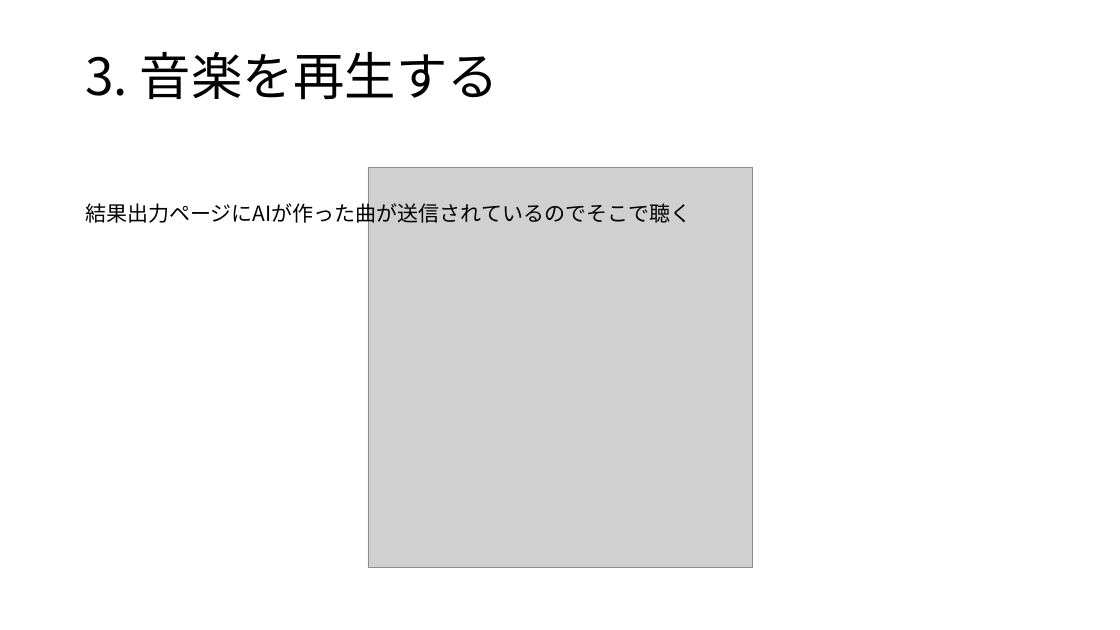
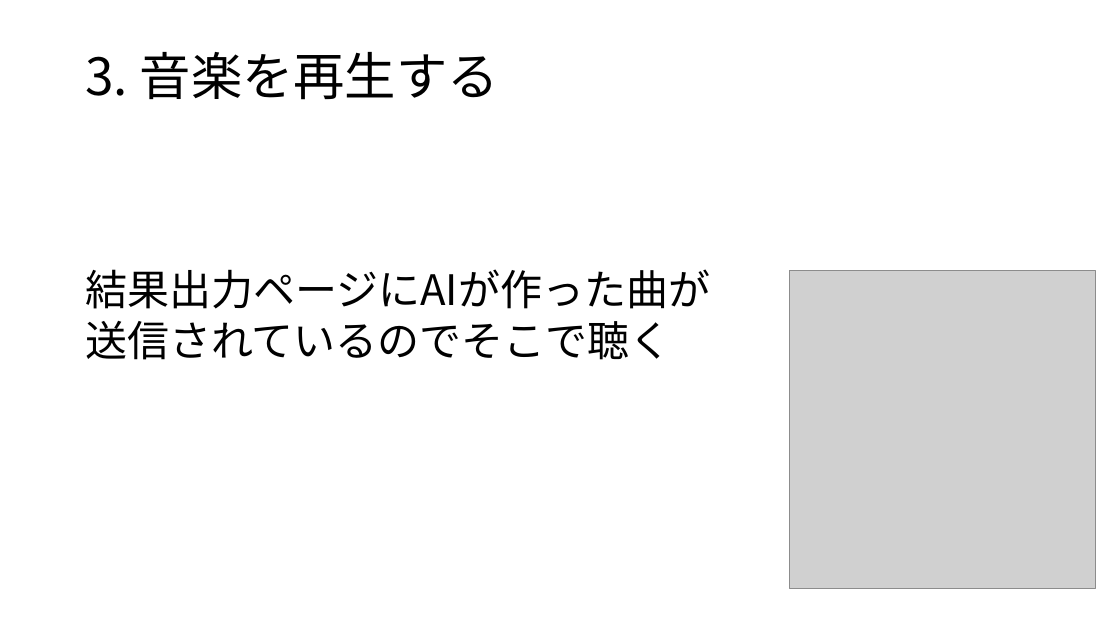
Before and after one commit to yoshitake266/bitComposer_prj, a slide deck: slide 6 of presentation/bit Composer.pptx. Drawn at 1120x630 pixels with LibreOffice and Linux fonts; fonts in the diff are those of the drawing; grey boxes stand for pictures. Boxes give left, top, right and bottom in pixels: in the first picture for what was removed or moved away, otherwise in the second. Text is boxed around its words. In the diff, an @@ line names an element or a change of style, - is before the commit and + after.

```diff
--- a/presentation/bit Composer.pptx
+++ b/presentation/bit Composer.pptx
@@ text "結果出力ページにAIが作った曲が送信されているのでそこで聴く": place and size @@
-text "結果出力ページにAIが作った曲が送信されているのでそこで聴く" at <box>85,200,691,226</box>
+text "結果出力ページにAIが作った曲が送信されているのでそこで聴く" at <box>85,269,710,309</box>
@@ text "結果出力ページにAIが作った曲が送信されているのでそこで聴く" at <box>85,269,710,309</box>: size 18 to 36 pt @@
@@ picture: place and size @@
-picture at <box>368,168,752,568</box>
+picture at <box>790,271,1096,589</box>
```
Also in this commit, not shown: 6 other slides changed, 4 slides added, 3 slides removed, 2 other files.
